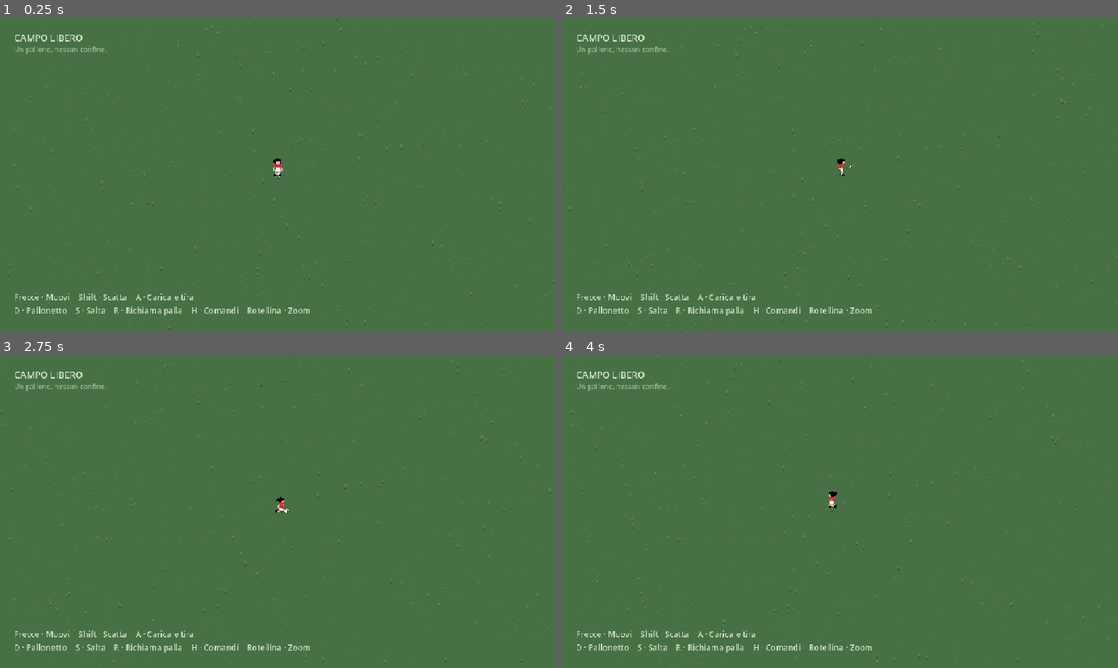
Above: before the commit, frames 1-4 (two rows, left to right).
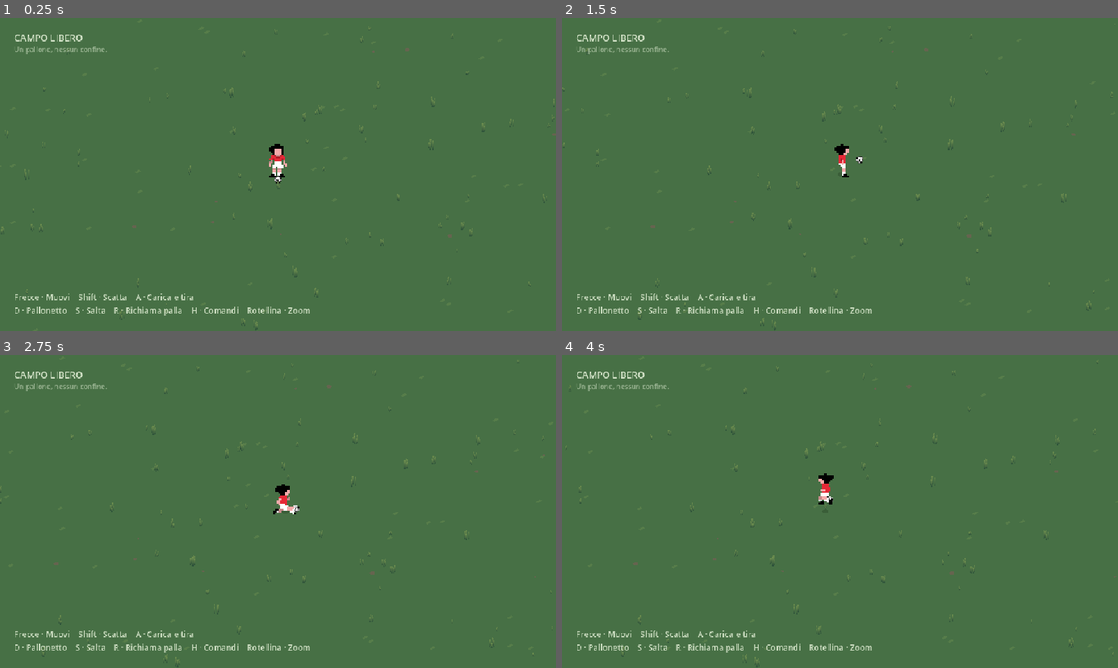
Above: after the commit, the same moments.

Repository: der1988/darkcave
Game: Godot game, scene res://scenes/football/main.tscn
The game is run twice, just before and just after one commit, with the same random seed, the same clock (stepped at 60 frames per second) and the same inputs.
Inputs (mouse positions are in pixels of both pictures, inside the frame that each line leads up to):
- Up to frame 1 (0.25 s): no input
- Up to frame 2 (1.5 s): tap Enter at 0.5 s; move the mouse to (962, 158) at 0.52 s; hold Right (football_right) 0.53-1.25 s; tap Ctrl at 0.6 s; click (962, 158) at 0.67 s; tap S (football_jump) at 0.77 s; drag from (728, 190) to (812, 237) at 1.27 s
- Up to frame 3 (2.75 s): move the mouse to (333, 442) at 2.02 s; hold Right (football_right) from 2.03 s (still down); hold R (football_recall) from 2.03 s (still down); click (333, 442) at 2.17 s; tap Ctrl at 2.3 s
- Up to frame 4 (4 s): release Right (football_right) at 2.75 s; release R (football_recall) at 2.75 s; drag from (812, 574) to (673, 464) at 2.77 s; move the mouse to (1006, 558) at 3.52 s; hold Left (football_left) from 3.53 s (still down); hold Shift (football_sprint) from 3.53 s (still down); click (1006, 558) at 3.67 s; tap S (football_jump) at 3.77 s; tap Ctrl at 3.8 s

The runs differ from the first frame. In frame 1, 0.7% of the frame differs, in the area x 0-100%, y 0-100%; in frame 2, 0.7%; in frame 3, 0.7%; in frame 4, 0.7%.

Commit message:
Bring isometric camera much closer to footballer

Diff:
--- a/scenes/football/main.tscn
+++ b/scenes/football/main.tscn
@@ -55,7 +55,7 @@
 position = Vector3(14,14,14)
 rotation_degrees = Vector3(-35.264,45,0)
 projection = 1
-size = 34.0
+size = 18.0
 near = 0.1
 far = 100.0
 current = true
--- a/scripts/football/sandbox.gd
+++ b/scripts/football/sandbox.gd
@@ -10,7 +10,7 @@
 @onready var feedback: Label = $HUD/Feedback
 var charge_time: float = 0.0
 var charging: bool = false
-var desired_zoom: float = 34.0
+var desired_zoom: float = 18.0
 var feedback_time: float = 0.0
 
 func _ready() -> void:
@@ -38,9 +38,9 @@
 		attempt_kick(0.35,true)
 	elif event is InputEventMouseButton and event.pressed:
 		if event.button_index == MOUSE_BUTTON_WHEEL_UP:
-			desired_zoom = maxf(24.0,desired_zoom-2.0)
+			desired_zoom = maxf(12.0,desired_zoom-2.0)
 		elif event.button_index == MOUSE_BUTTON_WHEEL_DOWN:
-			desired_zoom = minf(46.0,desired_zoom+2.0)
+			desired_zoom = minf(34.0,desired_zoom+2.0)
 
 func _physics_process(delta: float) -> void:
 	ball.control_near(player,delta)
--- a/tests/football_test.gd
+++ b/tests/football_test.gd
@@ -33,10 +33,21 @@
 	check(ProjectSettings.get_setting("application/run/main_scene")=="res://scenes/football/main.tscn","Football sandbox is the active game")
 	check(get_nodes_in_group("football_player").size()==1 and game.find_children("*","Light3D",true,false).is_empty(),"One player and no flashlight or other lights")
 	check(game.get_node_or_null("Father")==null and game.get_node_or_null("Child")==null and game.get_node_or_null("Enemy")==null,"No companion or hostile actor in the new scene")
-	check(game.camera.projection==Camera3D.PROJECTION_ORTHOGONAL and is_equal_approx(game.camera.size,34.0),"Fixed isometric orthographic framing")
+	check(game.camera.projection==Camera3D.PROJECTION_ORTHOGONAL and is_equal_approx(game.camera.size,18.0),"Fixed isometric orthographic framing")
+	var wheel = InputEventMouseButton.new()
+	wheel.pressed = true
+	wheel.button_index = MOUSE_BUTTON_WHEEL_UP
+	for i in 30:
+		game._unhandled_input(wheel)
+	check(is_equal_approx(game.desired_zoom,12.0),"Mouse wheel can move closer without exceeding near limit")
+	wheel.button_index = MOUSE_BUTTON_WHEEL_DOWN
+	for i in 30:
+		game._unhandled_input(wheel)
+	check(is_equal_approx(game.desired_zoom,34.0),"Mouse wheel can return to the former wide framing within far limit")
+	game.desired_zoom = 18.0
 	var art = game.player.sprite.texture.get_image().get_region(Rect2i(0,0,61,61)).get_used_rect()
 	var height = art.size.y*game.player.sprite.pixel_size/game.camera.size*720.0
-	check(height>=38.0 and height<=44.0,"Player has a modestly enlarged readable scale at 1280x720")
+	check(height>=72.0 and height<=82.0,"Close camera makes the player clearly readable at 1280x720")
 	check(game.player.sprite.hframes==8 and game.player.sprite.vframes==6 and game.ball.sprite.hframes==8 and game.ball.sprite.vframes==4,"Original player and ball frames have valid packed grids")
 	for i in 8:
 		var angle = i*PI/4.0
--- a/tools/capture_football.gd
+++ b/tools/capture_football.gd
@@ -12,7 +12,7 @@
 
 func shot(name: String) -> void:
 	await RenderingServer.frame_post_draw
-	assert(root.get_texture().get_image().save_png("res://screenshots/football-04/"+name+".png")==OK)
+	assert(root.get_texture().get_image().save_png("res://screenshots/football-05/"+name+".png")==OK)
 
 func run() -> void:
 	game = load("res://scenes/football/main.tscn").instantiate()
Binary file added: screenshots/football-05/01-campo-libero.png
Binary file added: screenshots/football-05/02-palla-al-piede.png
Binary file added: screenshots/football-05/03-pallonetto.png
Binary file added: screenshots/football-05/04-salto.png
Binary file added: screenshots/football-05/05-tiro-al-volo.png
Not shown, changed: GAME_DESIGN.md
Not shown, changed: README.md
Not shown, changed: ROADMAP.md
Not shown, changed: web/index.pck
